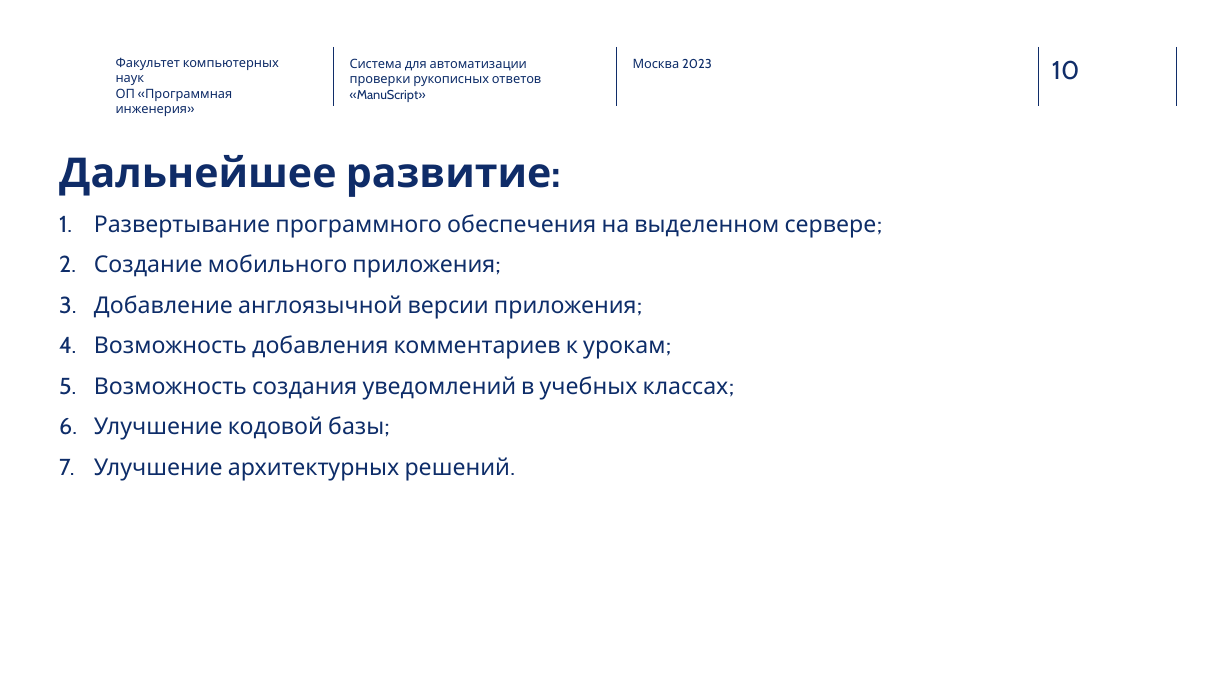
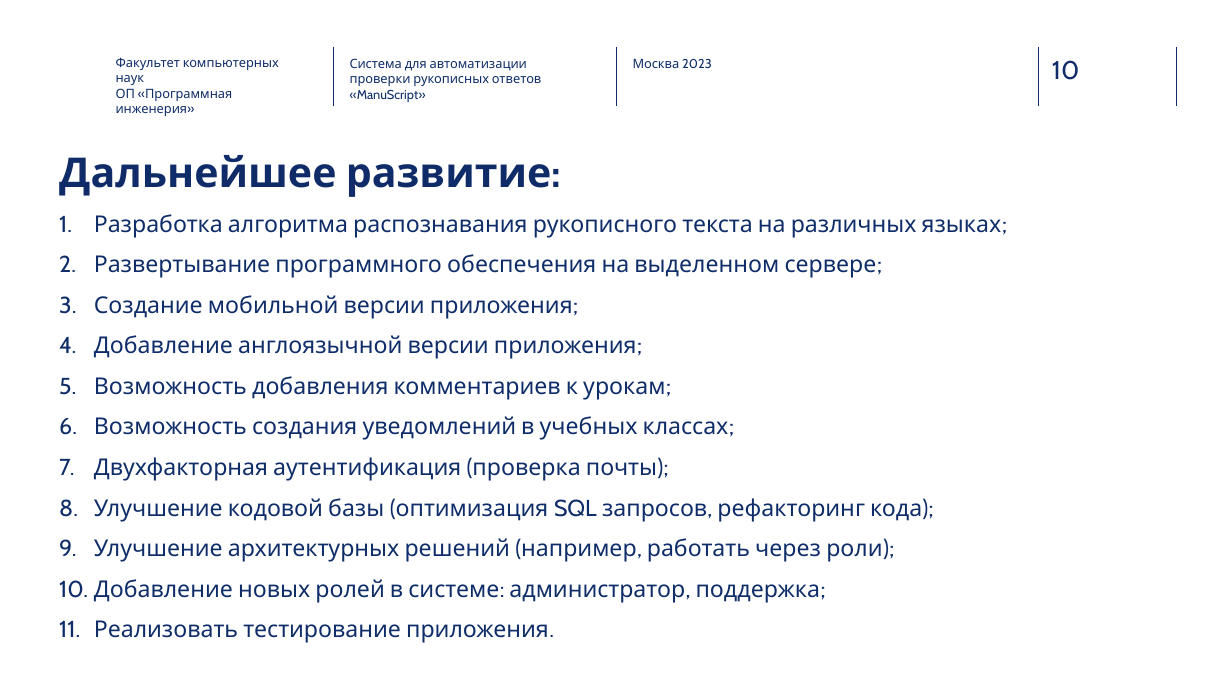
Before and after one commit to adadgoff/ManuScript, a slide deck: slide 10 of docs/Дадыков_Артемий_Презентация.pptx. Drawn at 1232x693 pixels with LibreOffice and Linux fonts; fonts in the diff are those of the drawing; background and template pictures are left out. Boxes give left, top, right and bottom in pixels: in the first picture for what was removed or moved away, otherwise in the second. Text is boxed around its words. In the diff, an @@ line names an element or a change of style, - is before the commit and + after.

```diff
--- a/docs/Дадыков_Артемий_Презентация.pptx
+++ b/docs/Дадыков_Артемий_Презентация.pptx
@@ text at (x1=94, y1=214, x2=1007, y2=237): paragraph added @@
+1. Разработка алгоритма распознавания рукописного текста на различных языках;
@@ text at (x1=94, y1=295, x2=578, y2=319): text changed @@
-2. Создание мобильного приложения;
+3. Создание мобильной версии приложения;
@@ text at (x1=94, y1=457, x2=922, y2=643): text changed @@
-6. Улучшение кодовой базы;
-7. Улучшение архитектурных решений.
+7. Двухфакторная аутентификация (проверка почты);
+8. Улучшение кодовой базы (оптимизация SQL запросов, рефакторинг кода);
+9. Улучшение архитектурных решений (например, работать через роли);
+10. Добавление новых ролей в системе: администратор, поддержка;
+11. Реализовать тестирование приложения.
```
Also in this commit, not shown: 4 other slides changed, 17 other files.
